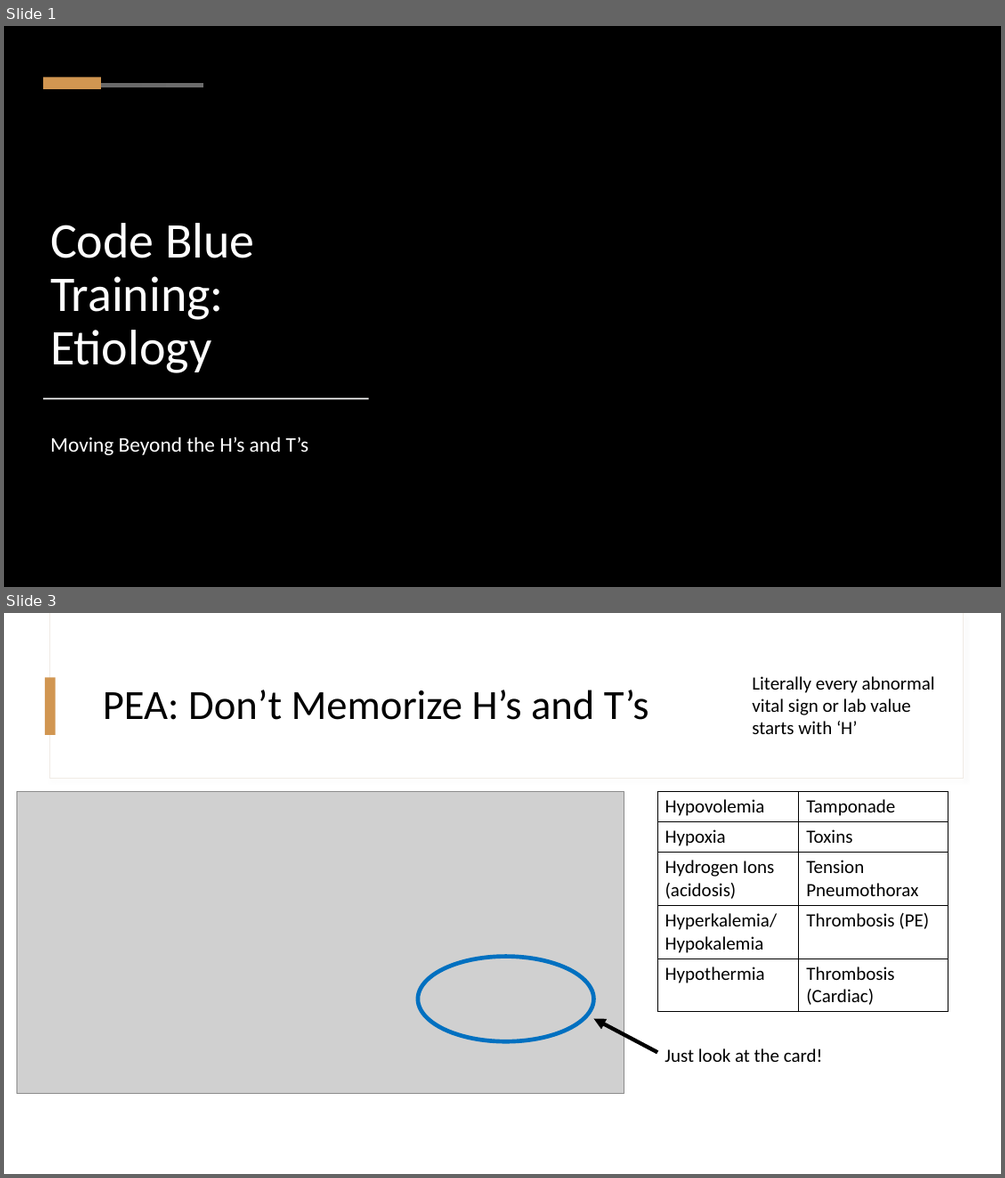
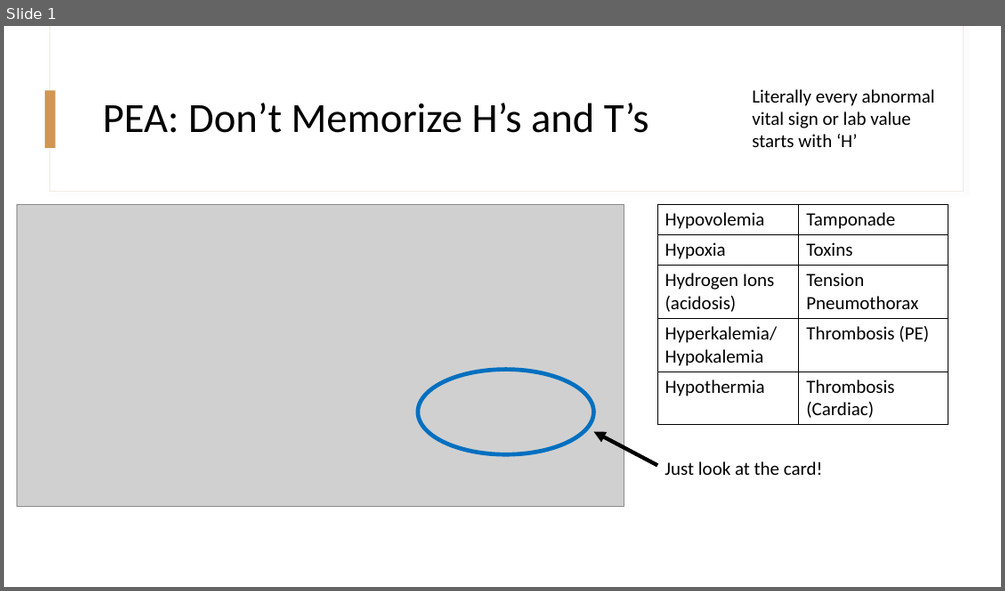
Before and after one commit to reblocke/reblocke.github.io, a slide deck: files/code-rrt/Etiology.pptx. Shown one above the other, each under a label of ours: slides 1 and 3 before the commit, slide 1 after it; the slides between them are not shown. The pictures are 1005x1178 and 1005x591 pixels, drawn with LibreOffice and Linux fonts; fonts in the diff are those of the drawing; grey boxes stand for pictures; background and template pictures are left out. Boxes give left, top, right and bottom in pixels: in the first picture for what was removed or moved away, otherwise in the second. Text is boxed around its words. In the diff, an @@ line names an element or a change of style, - is before the commit and + after.

```diff
--- a/files/code-rrt/Etiology.pptx
+++ b/files/code-rrt/Etiology.pptx
@@ slide 1 removed at box(4, 26, 1001, 587), background picture (left out) @@
@@ rectangle removed at box(4, 26, 1001, 587) @@
@@ rectangle removed at box(4, 26, 592, 587) @@
@@ rectangle removed at box(43, 78, 101, 89) @@
@@ line removed from (70, 85) to (203, 85) @@
@@ title removed at box(50, 223, 254, 373) @@
-Code Blue Training: Etiology
@@ rectangle removed at box(44, 398, 369, 399) @@
@@ subtitle removed at box(50, 436, 308, 455) @@
-Moving Beyond the H’s and T’s
@@ what was slide 3 is now slide 1 @@
```
Also in this commit, not shown: 1 other slide removed, 4 other files.
